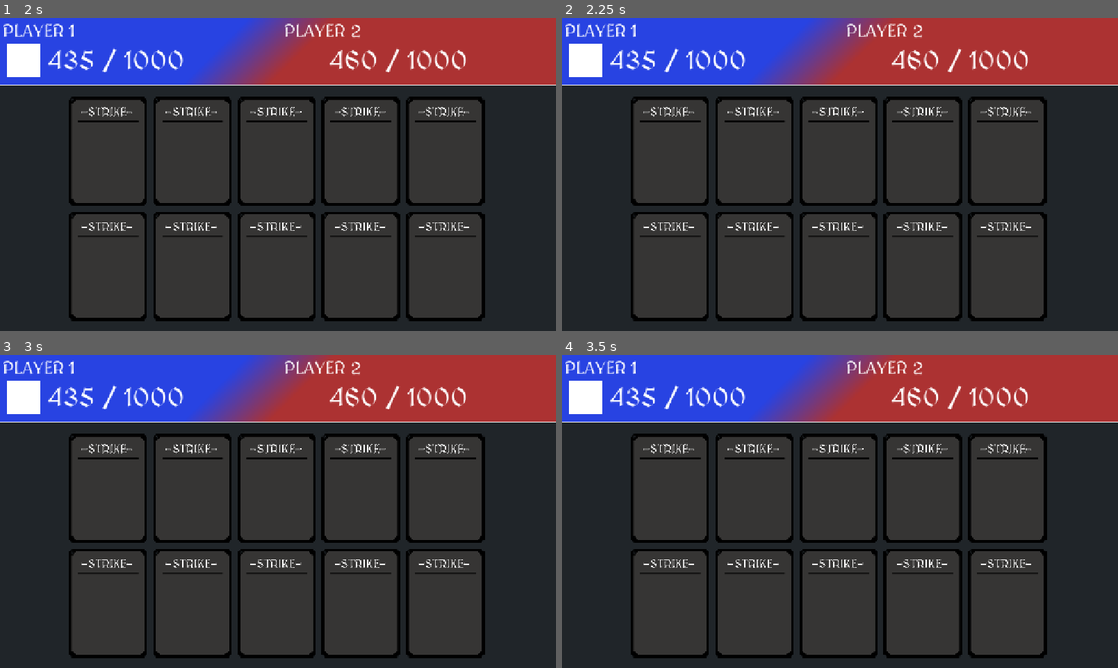
Above: before the commit, frames 1-4 (two rows, left to right).
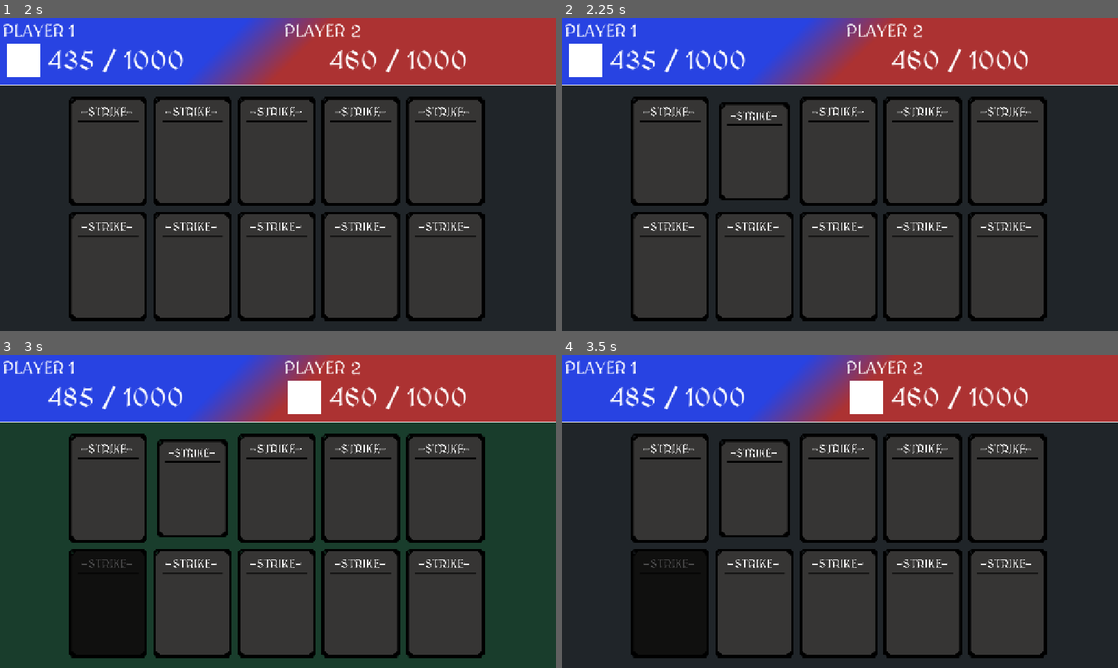
Above: after the commit, the same moments.

Repository: d3V-E/PVP
Game: Godot game, scene res://scenes/main_game.tscn
Same seed, same stepped clock (60 frames per second), same inputs: the game is played once before the commit and once after it.
Inputs (mouse positions are in pixels of both pictures, inside the frame that each line leads up to):
- Up to frame 1 (2 s): click (105, 152) at 0.5 s; click (105, 265) at 1.25 s
- Up to frame 2 (2.25 s): click (756, 152) at 2 s
- Up to frame 3 (3 s): click (194, 602) at 2.75 s
- Up to frame 4 (3.5 s): no input

Frame 1 is identical in both runs. In frame 2, 1.3% of the frame differs, in the area x 27-42%, y 25-60%; in frame 3, 7.5%, in the area x 1-58%, y 8-96%; in frame 4, 7.2%.
Error after the commit: Invalid type in function 'tween_property' in base 'Tween'. Cannot convert argument 1 from int to Object. (res://scripts/main_game.gd:234)

Commit message:
Update 4

Diff:
--- a/scenes/main_game.tscn
+++ b/scenes/main_game.tscn
@@ -164,4 +164,8 @@
 [connection signal="button_up" from="Main Canvas/Strike" to="." method="_on_strike_button_up"]
 [connection signal="button_down" from="Main Canvas/Vampire" to="." method="_on_vampire_button_down"]
 [connection signal="button_up" from="Main Canvas/Vampire" to="." method="_on_vampire_button_up"]
+[connection signal="button_down" from="Main Canvas/Meteor" to="." method="_on_meteor_button_down"]
+[connection signal="button_up" from="Main Canvas/Meteor" to="." method="_on_meteor_button_up"]
+[connection signal="button_down" from="Main Canvas/Quick Heal" to="." method="_on_quick_heal_button_down"]
+[connection signal="button_up" from="Main Canvas/Quick Heal" to="." method="_on_quick_heal_button_up"]
 [connection signal="timeout" from="Main Canvas/AutoUpdate" to="." method="_on_auto_update_timeout"]
--- a/scripts/main_game.gd
+++ b/scripts/main_game.gd
@@ -27,12 +27,21 @@
 var turn = "PLAYER1"
 var player1boost = 1
 var player2boost = 1
+
+
 var strikedmg = 75
+
+
 var vampiredmg = 65
 var vampireheal = 35
 var vampirep1 = 0
 var vampirep2 = 0
 
+var meteordmg = 150
+var meteorp1 = 0
+var meteorp2 = 0
+
+var quickhealc = 50
 
 func _ready():
 	healbackground.visible = false
@@ -48,6 +57,7 @@
 	boost.pivot_offset = boost.size / 2
 	sheild.pivot_offset = sheild.size / 2
 	vampire.self_modulate = Color(1.0 , 1.0 , 1.0 , 1.0)
+	meteor.self_modulate = Color(1.0 ,1.0 , 1.0 , 1.0)
 	update_ui()
 	p1ht.text = str(player1h) + " / " + str(player1max)
 	p2ht.text = str(player2h) + " / " + str(player2max)
@@ -109,6 +119,13 @@
 			vampire.self_modulate = Color(0.3 , 0.3 , 0.3 , 1.0)
 		else:
 			vampire.self_modulate = Color(1.0 , 1.0 , 1.0 , 1.0)
+
+		if meteorp1 > 0:
+			meteor.self_modulate = Color(0.3 , 0.3 , 0.3 , 1.0)
+		else:
+			meteor.self_modulate = Color(1.0 , 1.0 , 1.0 , 1.0)
+
+
 	elif turn == "PLAYER2":
 		pointerp1.visible = false
 		pointerp2.visible = true
@@ -117,6 +134,11 @@
 		else:
 			vampire.self_modulate = Color(1.0 , 1.0 , 1.0 , 1.0)
 
+		if meteorp2 > 0:
+			meteor.self_modulate = Color(0.3 ,0.3 , 0.3 , 1.0)
+		else:
+			meteor.self_modulate = Color(1.0 , 1.0 , 1.0 , 1.0 )
+
 
 
 
@@ -174,6 +196,85 @@
 	if turn == "PLAYER1":
 		if vampirep1 > 0:
 			vampirep1 -= 1
+
+		if meteorp1 > 0:
+			meteorp1 -= 1
 	elif turn == "PLAYER2":
 		if vampirep2 > 0:
 			vampirep2 -= 1
+
+		if meteorp2 > 0 :
+			meteorp2 -= 1
+
+
+
+
+
+
+
+
+
+
+
+func _on_meteor_button_down():
+	if turn == "PLAYER1" and meteorp1 == 0:
+		var tween = get_tree().create_tween()
+		tween.tween_property(meteor , "scale" , Vector2(.9 ,.9) , .1)
+	if turn == "PLAYER2" and meteorp2 == 0:
+		var tween = get_tree().create_tween()
+		tween.tween_property(meteor , "scale" , Vector2(.9 ,.9) ,.1)
+
+
+
+
+
+func _on_meteor_button_up():
+	if turn == "PLAYER1" and meteorp1 == 0:
+		var tween = get_tree().create_tween()
+		tween.tween_property(meteorp2 , "scale" , Vector2(1 ,1) , .1)
+		player2h -= meteordmg
+		meteorp1 = 4
+		turncooldown()
+		turn = "PLAYER2"
+		update_ui()
+		damageanim()
+
+
+	elif turn == "PLAYER2" and meteorp2 == 0:
+		var tween = get_tree().create_tween()
+		tween.tween_property(meteor , "scale" , Vector2(1 ,1) ,.1)
+		player1h -= meteordmg
+		meteorp2 = 2
+		turncooldown()
+		turn = "PLAYER1"
+		update_ui()
+		damageanim()
+
+
+
+
+func _on_quick_heal_button_down():
+	var tween = get_tree().create_tween()
+	tween.tween_property(quickheal , "scale" , Vector2(.9 ,.9) , .1)
+
+
+
+
+
+func _on_quick_heal_button_up():
+	var tween = get_tree().create_tween()
+	tween.tween_property(quickheal , "scale" , Vector2(1 , 1) , .1)
+	if turn == "PLAYER1":
+		player1h += 50
+		p1ht.text = str(player1h) + " / " + str(player1max)
+		healanim()
+		turncooldown()
+		turn = "PLAYER2"
+		update_ui()
+	elif turn == "PLAYER2":
+		player2h += 50
+		p2ht.text = str(player2h) + " / " + str(player2max)
+		healanim()
+		turncooldown()
+		turn = "PLAYER1"
+		update_ui()
